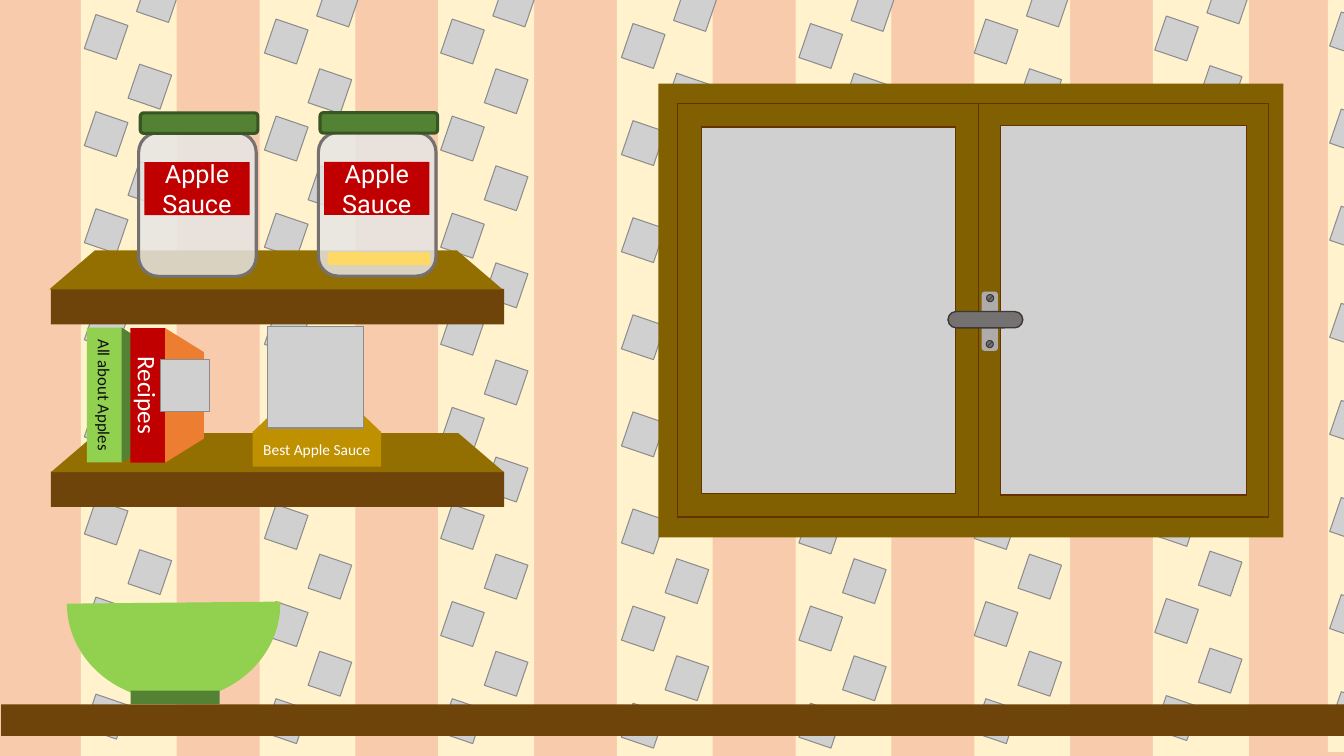
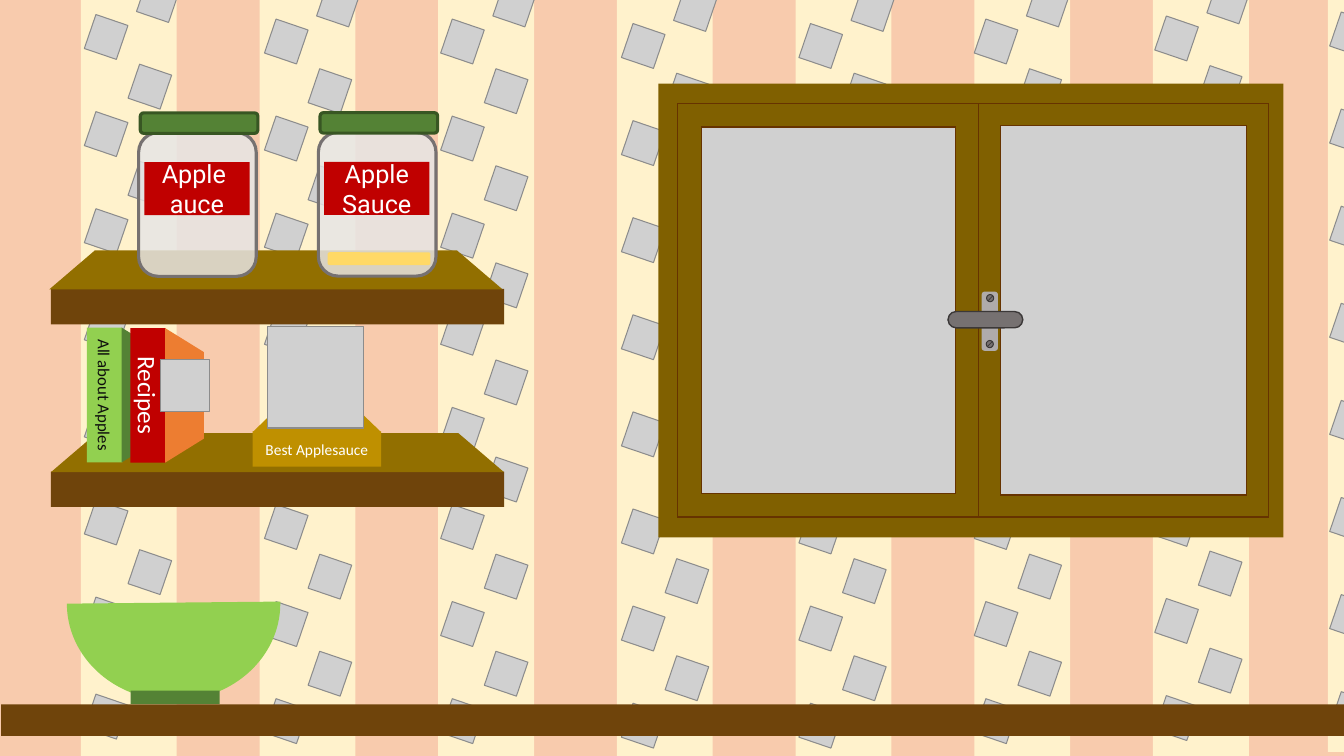
Before and after one commit to LuxiaAnon/Apple-Thieves, a slide deck: slide 2 of Illustrations/fond début 2 [Enregistrement automatique].pptm. Drawn at 1344x756 pixels with LibreOffice and Linux fonts; fonts in the diff are those of the drawing; grey boxes stand for pictures; background and template pictures are left out. Boxes give left, top, right and bottom in pixels: in the first picture for what was removed or moved away, otherwise in the second. Text is boxed around its words. In the diff, an @@ line names an element or a change of style, - is before the commit and + after.

```diff
--- a/Illustrations/fond début 2 [Enregistrement automatique].pptm
+++ b/Illustrations/fond début 2 [Enregistrement automatique].pptm
@@ text in rectangle at (x1=162, y1=160, x2=226, y2=220): text changed @@
-Apple Sauce
+Apple
+auce
@@ text in rectangle at (x1=265, y1=444, x2=368, y2=458): text changed @@
-Best Apple Sauce
+Best Applesauce
```
Also in this commit, not shown: 6 other files.
